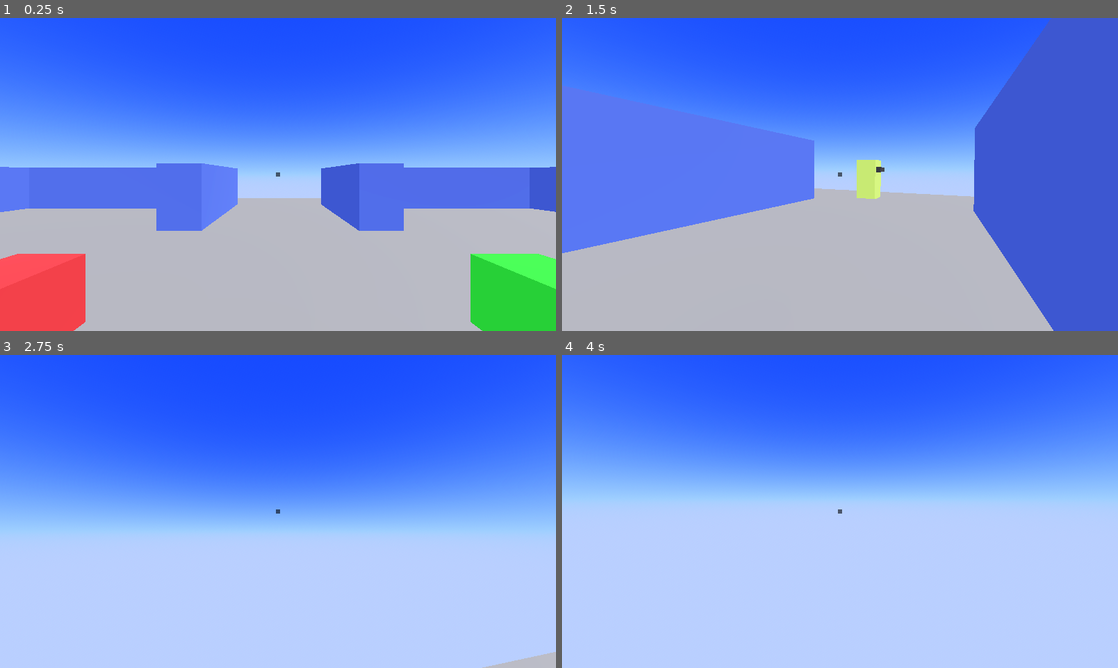
Above: before the commit, frames 1-4 (two rows, left to right).
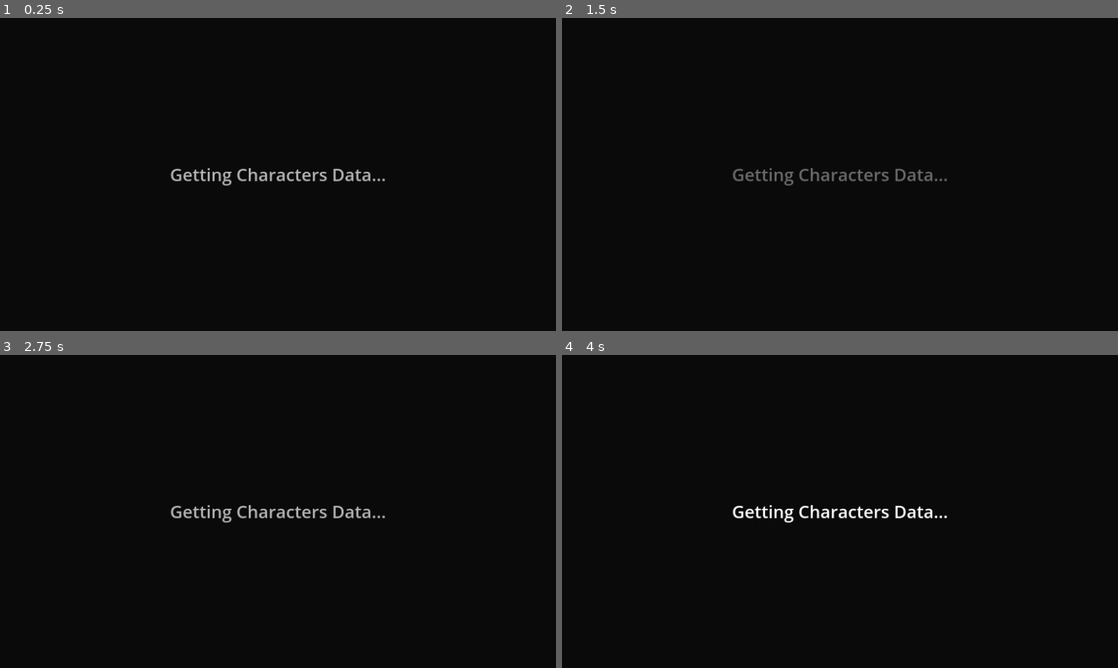
Above: after the commit, the same moments.

Repository: Skyvastern/the-aspiring-deva
Game: Godot game, scene res://main/main.tscn
Two runs of this game, one before a commit and one after it. Both use one fixed random seed, a clock stepped at 60 frames per second and the inputs below.
Inputs (mouse positions are in pixels of both pictures, inside the frame that each line leads up to):
- Up to frame 1 (0.25 s): no input
- Up to frame 2 (1.5 s): move the mouse to (867, 174) at 0.52 s; hold W (forward) from 0.53 s (still down); tap E (interact) at 0.6, 1.35 s; tap Space (jump) at 0.77 s; move the mouse to (812, 174) at 1.27 s
- Up to frame 3 (2.75 s): keep holding W (forward); tap Space (jump) at 1.52 s; move the mouse to (289, 505) at 2.02 s; tap Q (interact_detailed) at 2.1 s; tap E (interact) at 2.3 s
- Up to frame 4 (4 s): keep holding W (forward); move the mouse to (834, 517) at 2.77 s; tap E (interact) at 2.85, 3.6 s; tap Space (jump) at 3.02, 3.77 s; move the mouse to (878, 514) at 3.52 s

The runs differ from the first frame. In frame 1, 100% of the frame differs, in the area x 0-100%, y 0-100%; in frame 2, 100%; in frame 3, 100%; in frame 4, 100%.
Error after the commit: Trying to assign value of type 'Nil' to a variable of type 'Dictionary'. (res://main/api/get_characters_api/get_characters_api.gd:22)

Commit message:
Set characters data in game manager

Diff:
--- a/frontend/main/level/game_manager/game_manager.gd
+++ b/frontend/main/level/game_manager/game_manager.gd
@@ -2,7 +2,7 @@
 class_name GameManager
 
 @export_group("Data")
-@export var all_npcs_data: Array[Dictionary]
+@export var all_npcs_data: Array
 var index: int = -1
 
 @export_group("References")
@@ -23,12 +23,12 @@
 var timer_callback: Callable
 
 
-func _enter_tree() -> void:
-	Global.game_manager = self
+func _ready() -> void:
+	timer.timeout.connect(_on_timer_timeout)
 
 
-func _ready() -> void:
-	timer.timeout.connect(_on_timer_timeout)
+func start(npcs_data: Array) -> void:
+	all_npcs_data = npcs_data
 
 	_reset_state()
 	bring_next_npc()
--- a/frontend/main/level/level.gd
+++ b/frontend/main/level/level.gd
@@ -1,8 +1,13 @@
 extends Node
 class_name Level
 
+@export var game_manager: GameManager
 @export var pause_menu: PauseMenu
 
 
 func _enter_tree() -> void:
 	Global.level = self
+
+
+func start_game(npcs_data: Array) -> void:
+	game_manager.start(npcs_data)
--- a/frontend/main/level/level.tscn
+++ b/frontend/main/level/level.tscn
@@ -9,8 +9,9 @@
 [ext_resource type="PackedScene" uid="uid://dgcyu7c48xi44" path="res://main/player/hud/hud.tscn" id="6_b3u6r"]
 [ext_resource type="PackedScene" uid="uid://b71imdt2kchb3" path="res://main/menus/pause_menu/pause_menu.tscn" id="7_05rtv"]
 
-[node name="Level" type="Node" node_paths=PackedStringArray("pause_menu")]
+[node name="Level" type="Node" node_paths=PackedStringArray("game_manager", "pause_menu")]
 script = ExtResource("1_t7ujc")
+game_manager = NodePath("Game Manager")
 pause_menu = NodePath("Menus/PauseMenu")
 
 [node name="Game Manager" parent="." node_paths=PackedStringArray("npc_parent", "entry_waypoints", "exit_waypoints", "world_parent") instance=ExtResource("1_h32pl")]
--- a/frontend/main/level/switches/switch_interact/switch_interact.gd
+++ b/frontend/main/level/switches/switch_interact/switch_interact.gd
@@ -22,6 +22,6 @@
 		switch.disable_further_interaction()
 
 		if switch.switch_type == "Yama":
-			Global.game_manager.return_to_yama()
+			Global.level.game_manager.return_to_yama()
 		else:
-			Global.game_manager.decide_fate(switch.switch_type == "Heaven")
+			Global.level.game_manager.decide_fate(switch.switch_type == "Heaven")
--- a/frontend/main/main.tscn
+++ b/frontend/main/main.tscn
@@ -1,9 +1,9 @@
 [gd_scene load_steps=3 format=3 uid="uid://c161a0o607avn"]
 
 [ext_resource type="Script" path="res://main/main.gd" id="1_8mdjw"]
-[ext_resource type="PackedScene" uid="uid://bjnd35v4sh1vl" path="res://main/level/level.tscn" id="2_upxpq"]
+[ext_resource type="PackedScene" uid="uid://nibq83fmhugb" path="res://main/menus/get_characters_data_menu/get_characters_data_menu.tscn" id="2_y02fd"]
 
 [node name="Main" type="Node"]
 script = ExtResource("1_8mdjw")
 
-[node name="Level" parent="." instance=ExtResource("2_upxpq")]
+[node name="Get Characters Data Menu" parent="." instance=ExtResource("2_y02fd")]
--- a/frontend/main/menus/get_characters_data_menu/get_characters_data_menu.gd
+++ b/frontend/main/menus/get_characters_data_menu/get_characters_data_menu.gd
@@ -6,11 +6,24 @@
 
 @export_group("References")
 @export var get_characters_api: GetCharactersAPI
+@export_file("*.tscn") var level_scene_path: String
 
 
 func _ready() -> void:
 	get_characters_api.processed.connect(_on_get_characters_processed)
+	get_characters_api.make_request(instructions)
 
 
 func _on_get_characters_processed(json: Dictionary) -> void:
-	print(json)
+	var characters: Array = json["characters"]
+
+	Global.load_menu(
+		self,
+		level_scene_path,
+		[
+			{
+				"name": "start_game",
+				"args": [characters]
+			}
+		]
+	)
--- a/frontend/main/menus/get_characters_data_menu/get_characters_data_menu.tscn
+++ b/frontend/main/menus/get_characters_data_menu/get_characters_data_menu.tscn
@@ -1,7 +1,8 @@
-[gd_scene load_steps=3 format=3 uid="uid://nibq83fmhugb"]
+[gd_scene load_steps=4 format=3 uid="uid://nibq83fmhugb"]
 
 [ext_resource type="PackedScene" uid="uid://de3xfgs87413q" path="res://main/api/get_characters_api/get_characters_api.tscn" id="1_13bx6"]
 [ext_resource type="Script" path="res://main/menus/get_characters_data_menu/get_characters_data_menu.gd" id="1_bndo5"]
+[ext_resource type="PackedScene" uid="uid://cfvvgmagjl0md" path="res://main/common/status/status.tscn" id="2_s4s6h"]
 
 [node name="Get Characters Data Menu" type="Control" node_paths=PackedStringArray("get_characters_api")]
 layout_mode = 3
@@ -36,5 +37,27 @@
 
 {characters: [{}, {}, {} ... ]}"
 get_characters_api = NodePath("GetCharactersAPI")
+level_scene_path = "res://main/level/level.tscn"
+
+[node name="BG" type="ColorRect" parent="."]
+layout_mode = 1
+anchors_preset = 15
+anchor_right = 1.0
+anchor_bottom = 1.0
+grow_horizontal = 2
+grow_vertical = 2
+color = Color(0.0392157, 0.0392157, 0.0392157, 1)
+
+[node name="Status" parent="." instance=ExtResource("2_s4s6h")]
+layout_mode = 1
+anchors_preset = 8
+offset_left = -58.0
+offset_top = -17.0
+offset_right = 58.0
+offset_bottom = 17.0
+grow_horizontal = 2
+grow_vertical = 2
+theme_override_font_sizes/font_size = 60
+text = "Getting Characters Data..."
 
 [node name="GetCharactersAPI" parent="." instance=ExtResource("1_13bx6")]
--- a/frontend/main/player/player.gd
+++ b/frontend/main/player/player.gd
@@ -58,7 +58,7 @@
 	move_and_slide()
 
 	# Check for Interactable Nodes
-	if Global.game_manager.can_player_interact():
+	if Global.level.game_manager.can_player_interact():
 		_check_for_interactable_nodes()
 	else:
 		_remove_interaction_prompt()
--- a/frontend/main/singletons/global/global.gd
+++ b/frontend/main/singletons/global/global.gd
@@ -5,7 +5,6 @@
 var main: Main
 var level: Level
 var player: Player
-var game_manager: GameManager
 var flash: Flash
 
 signal active_npc_updated
